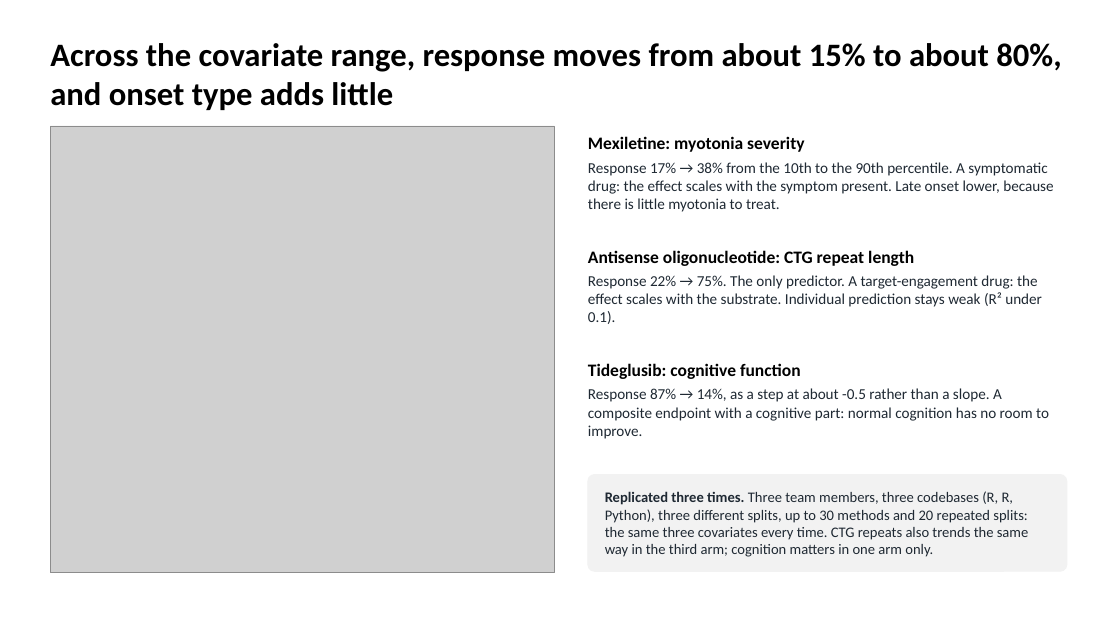
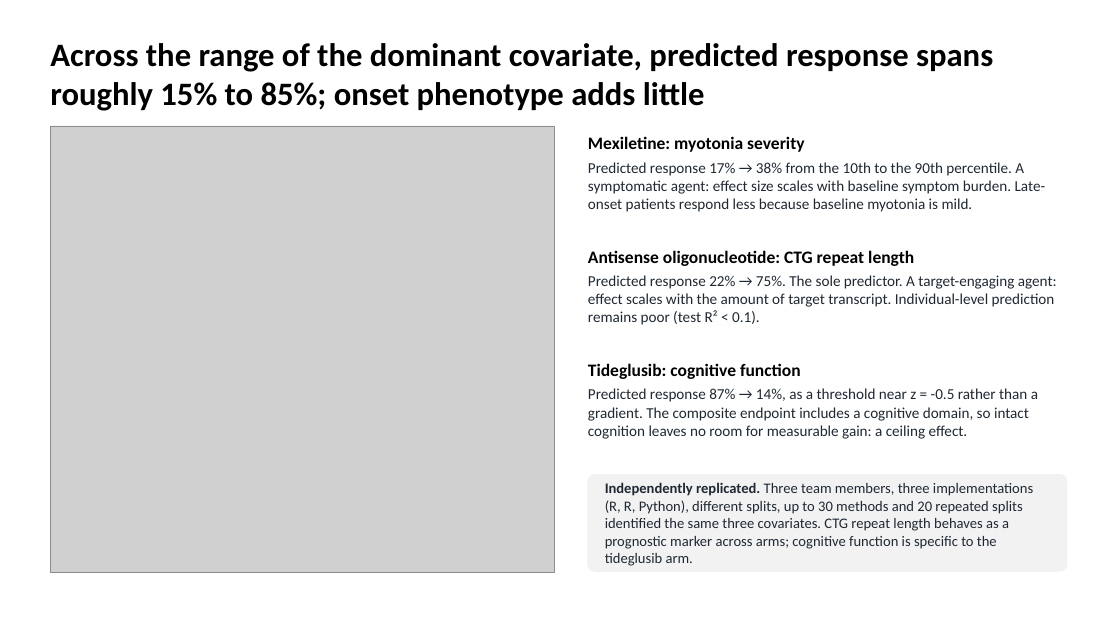
Before and after one commit to euibeom135-cell/acop2026-hackathon-team1, a slide deck: slide 4 of slides/Team1_DM1_slides.pptx. Drawn at 1120x630 pixels with LibreOffice and Linux fonts; fonts in the diff are those of the drawing; grey boxes stand for pictures. Boxes give left, top, right and bottom in pixels: in the first picture for what was removed or moved away, otherwise in the second. Text is boxed around its words. In the diff, an @@ line names an element or a change of style, - is before the commit and + after.

```diff
--- a/slides/Team1_DM1_slides.pptx
+++ b/slides/Team1_DM1_slides.pptx
@@ title at [50, 43, 993, 111]: text changed @@
-Across the covariate range, response moves from about 15% to about 80%, and onset type adds little
+Across the range of the dominant covariate, predicted response spans roughly 15% to 85%; onset phenotype adds little
@@ text at [588, 162, 1046, 212]: text changed @@
-Response 17% → 38% from the 10th to the 90th percentile. A symptomatic drug: the effect scales with the symptom present. Late onset lower, because there is little myotonia to treat.
+Predicted response 17% → 38% from the 10th to the 90th percentile. A symptomatic agent: effect size scales with baseline symptom burden. Late-onset patients respond less because baseline myotonia is mild.
@@ text at [588, 275, 1057, 325]: text changed @@
-Response 22% → 75%. The only predictor. A target-engagement drug: the effect scales with the substrate. Individual prediction stays weak (R² under 0.1).
+Predicted response 22% → 75%. The sole predictor. A target-engaging agent: effect scales with the amount of target transcript. Individual-level prediction remains poor (test R² < 0.1).
@@ text at [588, 388, 1038, 439]: text changed @@
-Response 87% → 14%, as a step at about -0.5 rather than a slope. A composite endpoint with a cognitive part: normal cognition has no room to improve.
+Predicted response 87% → 14%, as a threshold near z = -0.5 rather than a gradient. The composite endpoint includes a cognitive domain, so intact cognition leaves no room for measurable gain: a ceiling effect.
@@ text at [605, 482, 1033, 566]: text changed @@
-Replicated three times. Three team members, three codebases (R, R, Python), three different splits, up to 30 methods and 20 repeated splits: the same three covariates every time. CTG repeats also trends the same way in the third arm; cognition matters in one arm only.
+Independently replicated. Three team members, three implementations (R, R, Python), different splits, up to 30 methods and 20 repeated splits identified the same three covariates. CTG repeat length behaves as a prognostic marker across arms; cognitive function is specific to the tideglusib arm.
```
Also in this commit, not shown: 8 other slides changed.
